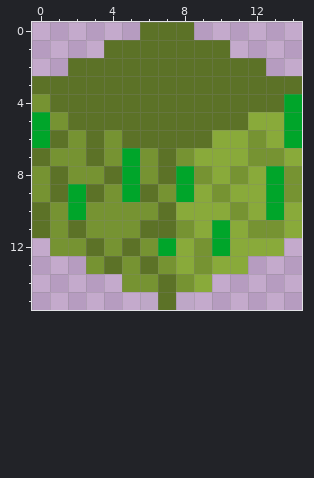
Pixel-art sprite -- Blud/src/blud/game/sprite/sprites/SewerWall.png. This is how it looked before the edit.
The file is 15x16 pixels. Pixels under 10% opacity are left out. Colours within 5 levels of each other are drawn and written as one.
After:
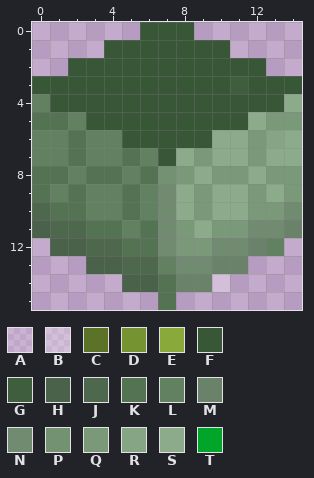
Palette (. is transparent): A #ffffff1c  B #ffffff40  C #5c7227  D #769332  E #89aa3a  F #375737  G #3e5e3e  H #4a624a  J #4d684d  K #537353  L #618161  M #698269  N #718b71  P #729272  Q #799979  R #85a585  S #8bab8b  T #00a52a
Difference:
Changed rows in their new state; - is an unchanged pixel.
first column x 0:
 0 ------FFF------
 1 ----FFFFFFF----
 2 --FFFFFFFFFFF--
 3 FFFFFFFFFFFGFFF
 4 LFFFFFFFFFFFFFS
 5 KKLFFFFFFFFFSQQ
 6 LLKLLFFFFFSSQRS
 7 LLKLLKLFSQSSQSS
 8 KKLKKLKPQSQQSQQ
 9 KLKLLKLNSQSSQSQ
10 JKKLLKLNSQSSQQN
11 HJJKKLKNQSQQNNM
12 -HHJJKKNQQNNML-
13 ---HHJJLNNMM---
14 -----HHKMMB----
15 ------.K.------
